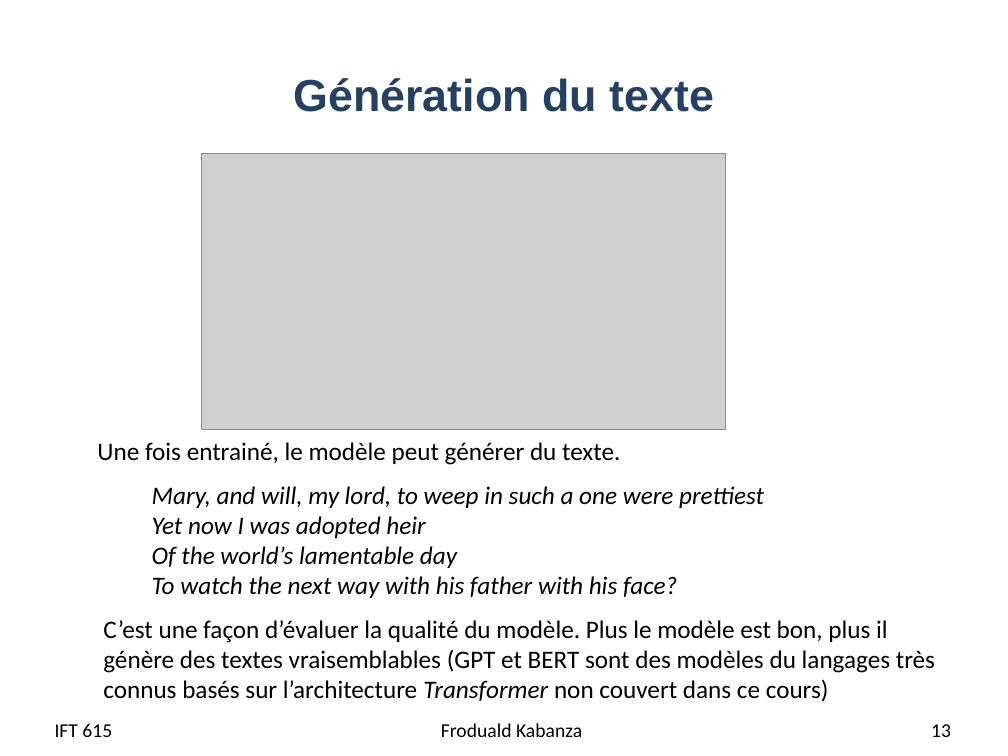
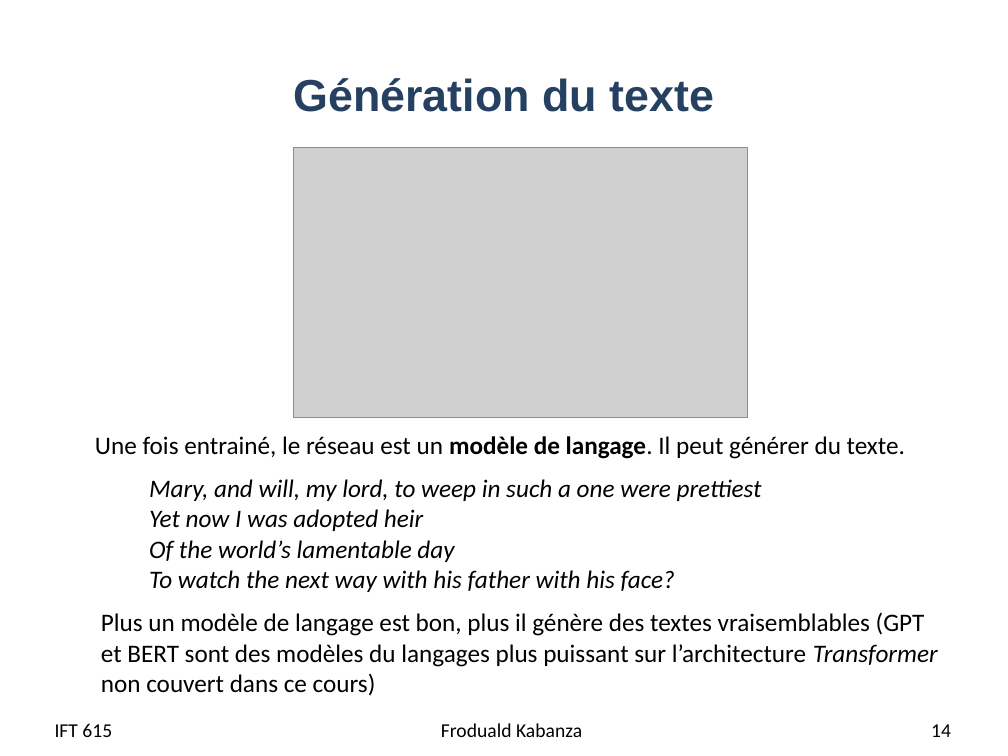
Before and after one commit to djeffkanda/djeffkanda.github.io, a slide deck: slide 14 of ift/assets/slides/ift615-07-Application - TLN - world embedding et etiquetage syntaxique.pptx (slide 13 before the commit). Drawn at 1008x756 pixels with LibreOffice and Linux fonts; fonts in the diff are those of the drawing; grey boxes stand for pictures. Boxes give left, top, right and bottom in pixels: in the first picture for what was removed or moved away, otherwise in the second. Text is boxed around its words. In the diff, an @@ line names an element or a change of style, - is before the commit and + after.

```diff
--- a/ift/assets/slides/ift615-07-Application - TLN - world embedding et etiquetage syntaxique.pptx
+++ b/ift/assets/slides/ift615-07-Application - TLN - world embedding et etiquetage syntaxique.pptx
@@ picture: place and size @@
-picture at (202,154,726,429)
+picture at (293,147,747,417)
@@ text at (95,436,905,459): text changed @@
-Une fois entrainé, le modèle peut générer du texte.
+Une fois entrainé, le réseau est un modèle de langage. Il peut générer du texte.
@@ text "Mary, and will, my lord, ...": place and size @@
-text "Mary, and will, my lord, ..." at (152,486,764,598)
+text "Mary, and will, my lord, ..." at (149,479,762,592)
@@ text at (101,612,938,696): text changed @@
-C’est une façon d’évaluer la qualité du modèle. Plus le modèle est bon, plus il génère des textes vraisemblables (GPT et BERT sont des modèles du langages très connus basés sur l’architecture Transformer non couvert dans ce cours)
+Plus un modèle de langage est bon, plus il génère des textes vraisemblables (GPT et BERT sont des modèles du langages plus puissant sur l’architecture Transformer non couvert dans ce cours)
@@ page number at (931,724,951,737): text changed @@
-13
+14
```
Also in this commit, not shown: 14 other slides changed, 6 slides added, 1 slide removed, 5 other files.
